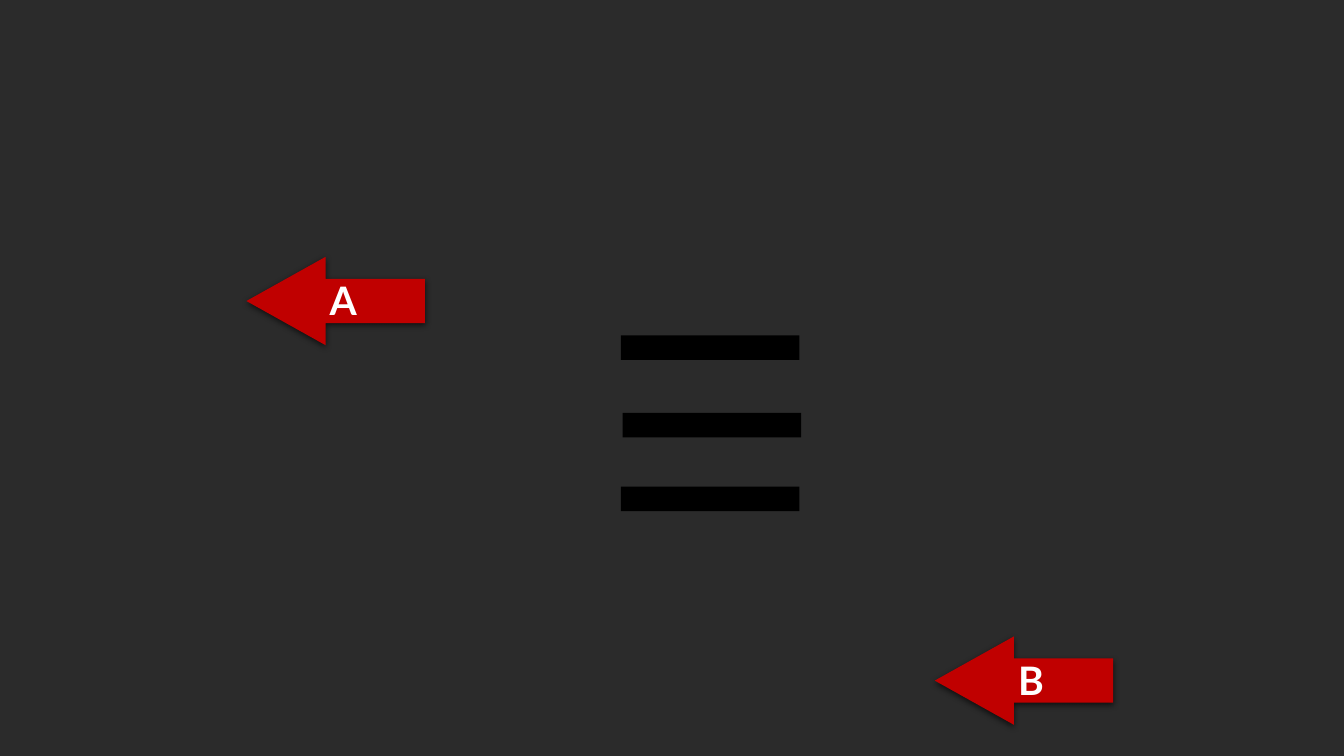
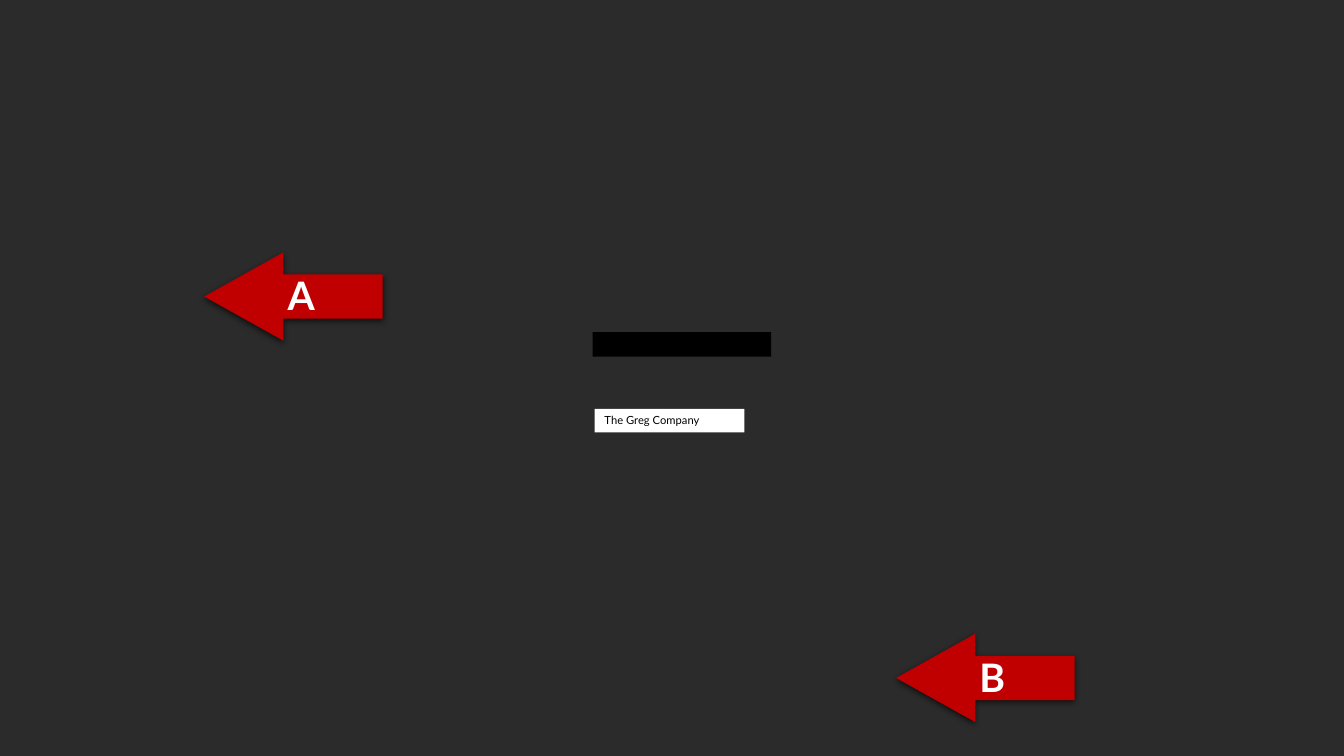
Before and after one commit to ugreg/connected-field-service, a slide deck: slide 33 of imgs/src/step-by-step-imgs.pptx (slide 34 before the commit). Drawn at 1344x756 pixels with LibreOffice and Linux fonts; fonts in the diff are those of the drawing; background and template pictures are left out; a plain dark background stands for a picture behind light text. Boxes give left, top, right and bottom in pixels: in the first picture for what was removed or moved away, otherwise in the second. Text is boxed around its words. In the diff, an @@ line names an element or a change of style, - is before the commit and + after.

```diff
--- a/imgs/src/step-by-step-imgs.pptx
+++ b/imgs/src/step-by-step-imgs.pptx
@@ up arrow: place and size @@
-up arrow at bbox=[247, 257, 425, 345]
+up arrow at bbox=[204, 253, 383, 341]
@@ text "A": place and size @@
-text "A" at bbox=[330, 286, 357, 315]
+text "A" at bbox=[288, 281, 315, 310]
@@ rectangle: place and size @@
-rectangle at bbox=[621, 336, 800, 360]
+rectangle at bbox=[593, 333, 771, 357]
@@ rectangle added at bbox=[595, 409, 745, 434], fill #FFFFFF, 8 pt, text #000000 @@
+The Greg Company
@@ rectangle removed at bbox=[623, 413, 802, 438] @@
@@ rectangle removed at bbox=[621, 487, 800, 511] @@
@@ up arrow: place and size @@
-up arrow at bbox=[935, 637, 1114, 725]
+up arrow at bbox=[897, 634, 1075, 722]
@@ text "B": place and size @@
-text "B" at bbox=[1018, 666, 1044, 695]
+text "B" at bbox=[979, 663, 1005, 692]
```
Also in this commit, not shown: 7 slides added, 6 slides removed, 6 other files.
